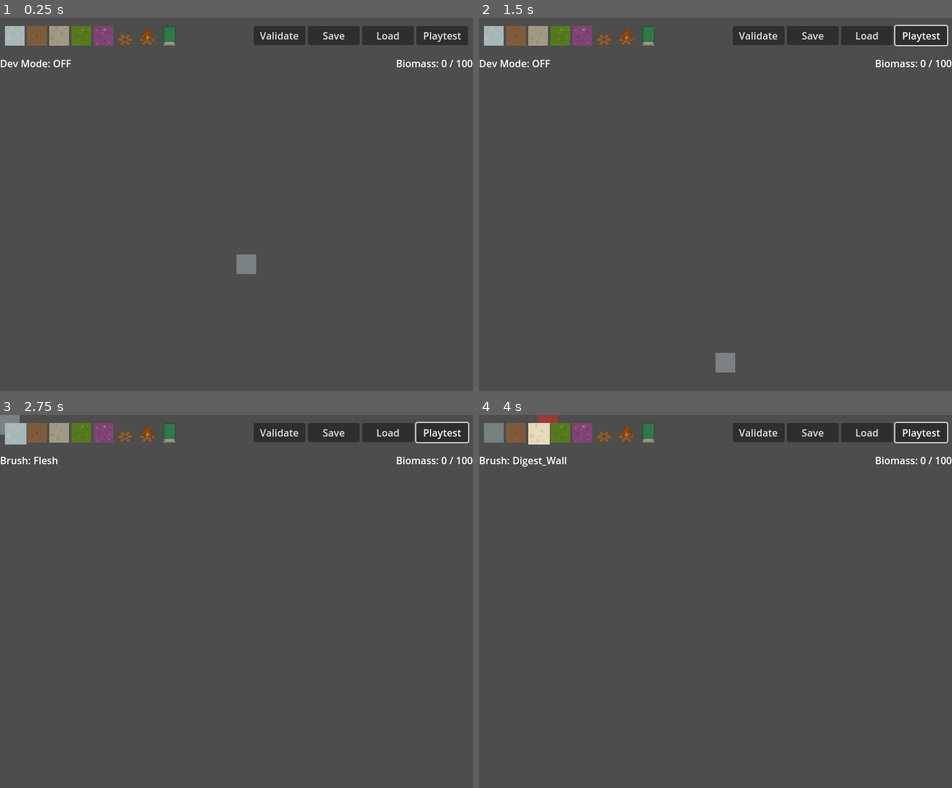
Above: before the commit, frames 1-4 (two rows, left to right).
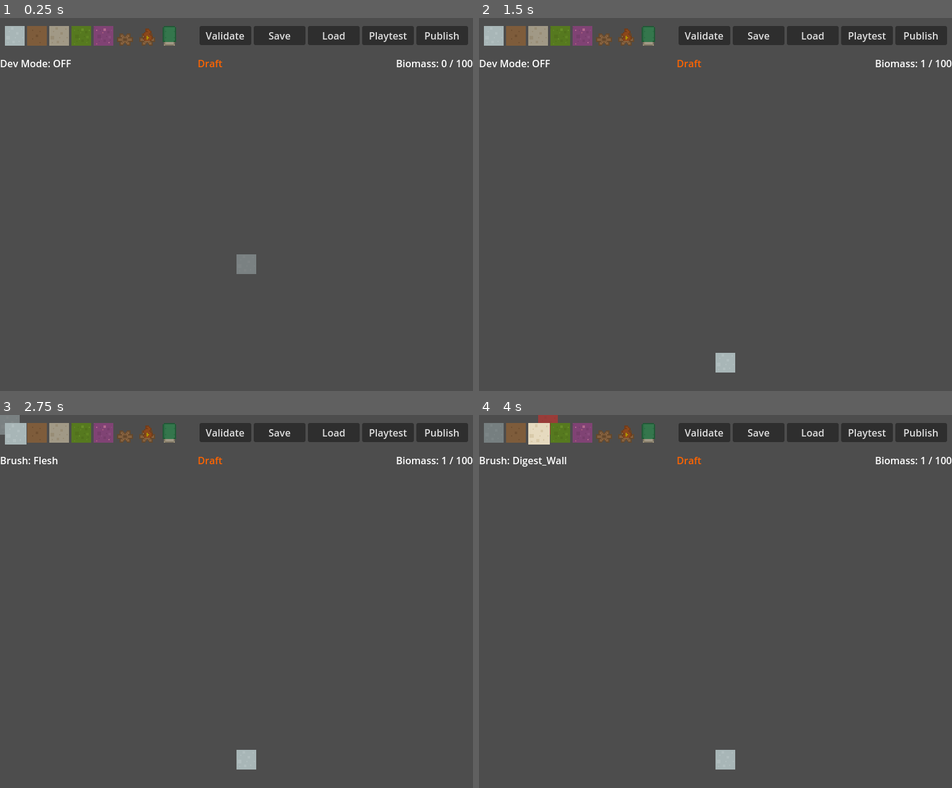
Above: after the commit, the same moments.

Repository: MushroomAlien/VerdantCoil
Game: Godot game, scene res://Scenes/BuilderMode/BuilderMode.tscn
The game is run twice, just before and just after one commit, with the same random seed, the same clock (stepped at 60 frames per second) and the same inputs.
Inputs (mouse positions are in pixels of both pictures, inside the frame that each line leads up to):
- Up to frame 1 (0.25 s): no input
- Up to frame 2 (1.5 s): click (918, 36) at 0.5 s, where only the run after the commit has a clickable "Publish"; click (715, 368) at 1.25 s, where only the run before the commit has a clickable "OK"
- Up to frame 3 (2.75 s): click (14, 433) at 2 s
- Up to frame 4 (4 s): click (516, 433) at 2.75 s; click (535, 433) at 3.5 s

The runs differ from the first frame. In frame 1, 0.9% of the frame differs, in the area x 41-98%, y 2-14%; in frame 2, 1.3%, in the area x 41-100%, y 1-96%; in frame 3, 1.3%; in frame 4, 1.3%.

Commit message:
starting 1.5 implementation: live validation chec not yhet completed

Diff:
--- a/Scenes/BuilderMode/BuilderMode.tscn
+++ b/Scenes/BuilderMode/BuilderMode.tscn
@@ -127,6 +127,13 @@
 theme_override_font_sizes/font_size = 16
 text = "Playtest"
 
+[node name="PublishBtn" type="Button" parent="UI/TopBar/PaletteRow"]
+custom_minimum_size = Vector2(84, 0)
+layout_mode = 2
+size_flags_vertical = 4
+focus_mode = 0
+text = "Publish"
+
 [node name="Spacer3" type="Control" parent="UI/TopBar/PaletteRow"]
 custom_minimum_size = Vector2(4, 0)
 layout_mode = 2
@@ -141,6 +148,12 @@
 size_flags_horizontal = 3
 size_flags_vertical = 6
 text = "[READY]"
+
+[node name="ValidationChip" type="Label" parent="UI/TopBar/InfoRow"]
+layout_mode = 2
+size_flags_horizontal = 3
+theme_override_colors/font_color = Color(1, 0.392157, 0, 1)
+text = "Draft"
 
 [node name="BiomassLabel" type="Label" parent="UI/TopBar/InfoRow"]
 layout_mode = 2
@@ -224,3 +237,5 @@
 text = "Ignore Biomass Limit"
 
 [node name="SceneTreePrinter" parent="." instance=ExtResource("4_11ljt")]
+
+[connection signal="pressed" from="UI/TopBar/PaletteRow/PublishBtn" to="." method="_on_publish_btn_pressed"]
--- a/Scenes/BuilderMode/builder_mode.gd
+++ b/Scenes/BuilderMode/builder_mode.gd
@@ -578,20 +578,44 @@
 		f.close()
 		_show_status("Autosaved: " + path)
 
-## Build a Dictionary snapshot of the current coil
+### Build a Dictionary snapshot of the current coil
+#func _capture_coil() -> Dictionary:
+	#var tileset_path: String = ""
+	#if coil_map.tile_set:
+		#tileset_path = coil_map.tile_set.resource_path
+	#return {
+		#"meta": {
+			#"biomass_cap": biomass_cap,
+			#"biomass_used": _biomass_used,
+			#"tileset": tileset_path
+		#},
+		#"layers": {
+			#"base": CoilIO.serialize_layer(base_layer),
+			#"walls": CoilIO.serialize_layer(walls_layer),
+			#"hazard": CoilIO.serialize_layer(hazard_layer),
+			#"marker": CoilIO.serialize_layer(marker_layer)
+		#}
+	#}
+## --- Save current coil as Dictionary snapshot (with validation flag) ---
 func _capture_coil() -> Dictionary:
 	var tileset_path: String = ""
 	if coil_map.tile_set:
 		tileset_path = coil_map.tile_set.resource_path
+
+	# --- NEW: run a strict validation here just to tag the save ---
+	var validation_result: ValidationResult = _run_validation(false)  # false = no biomass bypass
+	var is_valid: bool = validation_result.ok
+
 	return {
 		"meta": {
 			"biomass_cap": biomass_cap,
 			"biomass_used": _biomass_used,
-			"tileset": tileset_path
+			"tileset": tileset_path,
+			"validated": is_valid   # <-- NEW FIELD
 		},
 		"layers": {
-			"base": CoilIO.serialize_layer(base_layer),
-			"walls": CoilIO.serialize_layer(walls_layer),
+			"base":   CoilIO.serialize_layer(base_layer),
+			"walls":  CoilIO.serialize_layer(walls_layer),
 			"hazard": CoilIO.serialize_layer(hazard_layer),
 			"marker": CoilIO.serialize_layer(marker_layer)
 		}
@@ -751,3 +775,7 @@
 	return null
 
 ## end builder_mode.gd
+
+
+func _on_publish_btn_pressed() -> void:
+	pass # Replace with function body.
